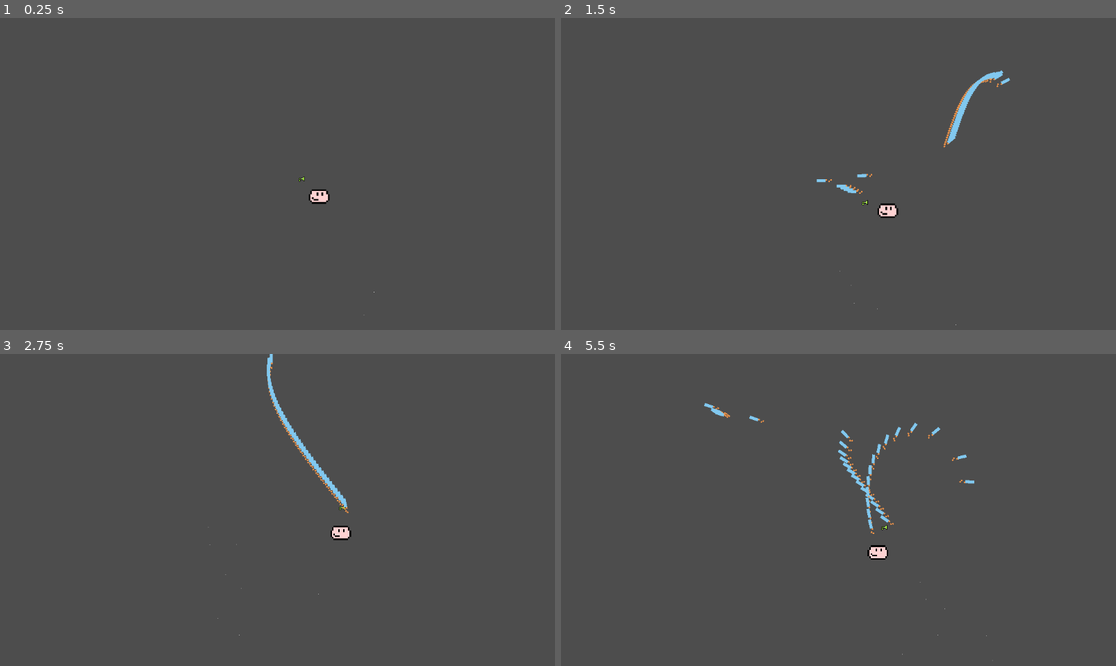
Above: before the commit, frames 1-4 (two rows, left to right).
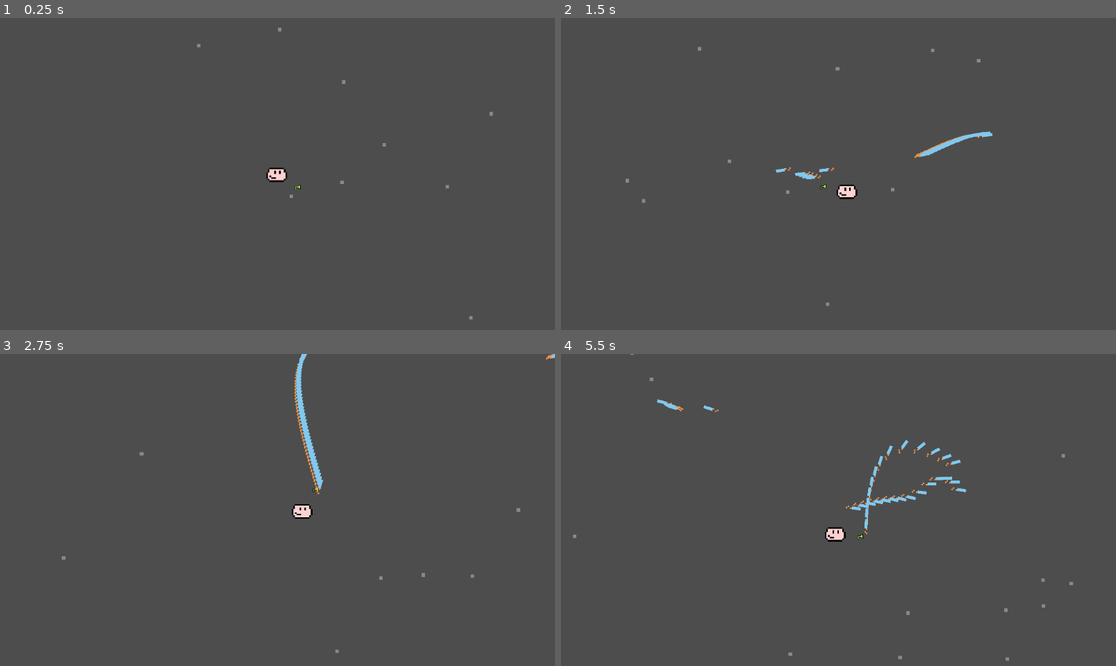
Above: after the commit, the same moments.

Repository: S0nter/azamnoyer
Game: Godot game, scene res://scenes/Main.tscn
Same seed, same stepped clock (60 frames per second), same inputs: the game is played once before the commit and once after it.
Inputs (mouse positions are in pixels of both pictures, inside the frame that each line leads up to):
- Up to frame 1 (0.25 s): no input
- Up to frame 2 (1.5 s): move the mouse to (960, 158) at 0.52 s; hold D (right) 0.53-1.28 s; hold Space (shoot) 0.53-1.28 s; move the mouse to (727, 189) at 1.27 s; hold S (down) from 1.28 s (still down); tap Space (shoot) at 1.35 s
- Up to frame 3 (2.75 s): move the mouse to (333, 441) at 2.02 s; release S (down) at 2.03 s; hold D (right) from 2.03 s (still down); hold Space (shoot) from 2.03 s (still down)
- Up to frame 4 (5.5 s): move the mouse to (810, 572) at 2.77 s; release D (right) at 2.78 s; release Space (shoot) at 2.78 s; hold W (up) 2.78-3.53 s; tap Space (shoot) at 2.85, 4.35 s; move the mouse to (1005, 556) at 3.52 s; hold Space (shoot) 3.53-4.28 s; hold A (left) 3.53-5.03 s; move the mouse to (672, 463) at 4.27 s; move the mouse to (866, 510) at 5.02 s; hold S (down) from 5.03 s (still down); hold Space (shoot) from 5.03 s (still down)

The runs differ from the first frame. In frame 1, 0.4% of the frame differs, in the area x 35-89%, y 3-97%; in frame 2, 1.2%; in frame 3, 1.5%; in frame 4, 1.7%, in the area x 2-93%, y 0-99%.

Commit message:
Add background particles, camera fixes

Diff:
--- a/scenes/Main.tscn
+++ b/scenes/Main.tscn
@@ -1,123 +1,95 @@
-[gd_scene load_steps=4 format=3 uid="uid://d380qow6e4h8c"]
+[gd_scene load_steps=5 format=3 uid="uid://d380qow6e4h8c"]
 
+[ext_resource type="Script" path="res://scripts/Camera.gd" id="1_3udac"]
 [ext_resource type="Texture2D" uid="uid://bgu0hhrknrnmu" path="res://assets/arrow_ui.png" id="1_ui35r"]
 [ext_resource type="Texture2D" uid="uid://cum12osav6u0k" path="res://assets/arrow_ui_pressed.png" id="2_xn0a4"]
 [ext_resource type="PackedScene" uid="uid://bfi3ftfw1xspy" path="res://scenes/Player.tscn" id="3_o3mnl"]
 
 [node name="Main" type="Node2D"]
+position = Vector2(0, -2)
 
-[node name="CanvasLayer2" type="CanvasLayer" parent="."]
+[node name="Camera" type="Camera2D" parent="."]
+position = Vector2(576, 323)
+position_smoothing_enabled = true
+editor_draw_drag_margin = true
+script = ExtResource("1_3udac")
 
-[node name="Control" type="Control" parent="CanvasLayer2"]
+[node name="UI" type="CanvasLayer" parent="."]
+
+[node name="Control" type="Control" parent="UI"]
 layout_direction = 2
 layout_mode = 3
 anchors_preset = 2
 anchor_top = 1.0
 anchor_bottom = 1.0
-offset_left = 340.0
-offset_top = -269.0
-offset_right = 906.0
-offset_bottom = 157.0
+offset_top = -648.0
+offset_right = 1152.0
 grow_vertical = 0
-size_flags_horizontal = 2
+size_flags_horizontal = 0
 size_flags_vertical = 10
+metadata/_edit_use_anchors_ = true
 
-[node name="TouchScreenButton" type="TouchScreenButton" parent="CanvasLayer2/Control"]
+[node name="up" type="TouchScreenButton" parent="UI/Control"]
 texture_filter = 1
-position = Vector2(116, 74)
+position = Vector2(152, 363)
+scale = Vector2(10, 10)
+texture_normal = ExtResource("1_ui35r")
+texture_pressed = ExtResource("2_xn0a4")
+passby_press = true
+action = "up"
+visibility_mode = 1
+
+[node name="down" type="TouchScreenButton" parent="UI/Control"]
+texture_filter = 1
+position = Vector2(281, 628)
+rotation = 3.14159
+scale = Vector2(10, 10)
+texture_normal = ExtResource("1_ui35r")
+texture_pressed = ExtResource("2_xn0a4")
+passby_press = true
+action = "down"
+visibility_mode = 1
+
+[node name="left" type="TouchScreenButton" parent="UI/Control"]
+texture_filter = 1
+position = Vector2(16, 625)
+rotation = -1.57079
+scale = Vector2(10, 10)
+texture_normal = ExtResource("1_ui35r")
+texture_pressed = ExtResource("2_xn0a4")
+passby_press = true
+action = "left"
+visibility_mode = 1
+
+[node name="right" type="TouchScreenButton" parent="UI/Control"]
+texture_filter = 1
+position = Vector2(418, 500)
 rotation = 1.57079
 scale = Vector2(10, 10)
 texture_normal = ExtResource("1_ui35r")
 texture_pressed = ExtResource("2_xn0a4")
+passby_press = true
 action = "right"
 visibility_mode = 1
 
-[node name="TouchScreenButton4" type="TouchScreenButton" parent="CanvasLayer2/Control"]
+[node name="Player" parent="." instance=ExtResource("3_o3mnl")]
+position = Vector2(80, 45)
+
+[node name="Ash particles" type="CPUParticles2D" parent="Player"]
 texture_filter = 1
-position = Vector2(-286, 199)
-rotation = -1.57079
-scale = Vector2(10, 10)
-texture_normal = ExtResource("1_ui35r")
-texture_pressed = ExtResource("2_xn0a4")
-action = "left"
-visibility_mode = 1
-
-[node name="TouchScreenButton2" type="TouchScreenButton" parent="CanvasLayer2/Control"]
-texture_filter = 1
-position = Vector2(-21, 202)
-rotation = 3.14159
-scale = Vector2(10, 10)
-texture_normal = ExtResource("1_ui35r")
-texture_pressed = ExtResource("2_xn0a4")
-action = "down"
-visibility_mode = 1
-
-[node name="TouchScreenButton3" type="TouchScreenButton" parent="CanvasLayer2/Control"]
-texture_filter = 1
-position = Vector2(-150, -63)
-scale = Vector2(10, 10)
-texture_normal = ExtResource("1_ui35r")
-texture_pressed = ExtResource("2_xn0a4")
-action = "up"
-visibility_mode = 1
-
-[node name="Player" parent="." instance=ExtResource("3_o3mnl")]
-
-[node name="Camera2D" type="Camera2D" parent="Player"]
-position = Vector2(-88, -45)
-position_smoothing_enabled = true
-
-[node name="Sprite2D" type="Sprite2D" parent="."]
-
-[node name="Ash particles" type="CPUParticles2D" parent="."]
-texture_filter = 1
-position = Vector2(166, 225)
-local_coords = true
-direction = Vector2(1.535, 3.4)
+position = Vector2(488, -45)
+amount = 32
+lifetime = 7.0
+preprocess = 3.0
+emission_shape = 3
+emission_rect_extents = Vector2(1, 500)
+direction = Vector2(-1, 0)
+spread = 15.0
 gravity = Vector2(0, 0)
-initial_velocity_min = 272.73
-initial_velocity_max = 313.14
-
-[node name="CanvasLayer" type="CanvasLayer" parent="."]
-layer = 10
-visible = false
-follow_viewport_enabled = true
-
-[node name="TouchScreenButton" type="TouchScreenButton" parent="CanvasLayer"]
-texture_filter = 1
-position = Vector2(-133, 297)
-rotation = 1.57079
-scale = Vector2(10, 10)
-texture_normal = ExtResource("1_ui35r")
-texture_pressed = ExtResource("2_xn0a4")
-action = "right"
-visibility_mode = 1
-
-[node name="TouchScreenButton4" type="TouchScreenButton" parent="CanvasLayer"]
-texture_filter = 1
-position = Vector2(-535, 422)
-rotation = -1.57079
-scale = Vector2(10, 10)
-texture_normal = ExtResource("1_ui35r")
-texture_pressed = ExtResource("2_xn0a4")
-action = "left"
-visibility_mode = 1
-
-[node name="TouchScreenButton2" type="TouchScreenButton" parent="CanvasLayer"]
-texture_filter = 1
-position = Vector2(-270, 425)
-rotation = 3.14159
-scale = Vector2(10, 10)
-texture_normal = ExtResource("1_ui35r")
-texture_pressed = ExtResource("2_xn0a4")
-action = "down"
-visibility_mode = 1
-
-[node name="TouchScreenButton3" type="TouchScreenButton" parent="CanvasLayer"]
-texture_filter = 1
-position = Vector2(-399, 160)
-scale = Vector2(10, 10)
-texture_normal = ExtResource("1_ui35r")
-texture_pressed = ExtResource("2_xn0a4")
-action = "up"
-visibility_mode = 1
+initial_velocity_min = 200.0
+initial_velocity_max = 200.0
+radial_accel_min = -15.0
+radial_accel_max = 51.67
+scale_amount_min = 7.29
+scale_amount_max = 7.29
+color = Color(1, 1, 1, 0.337255)
--- a/scenes/Player.tscn
+++ b/scenes/Player.tscn
@@ -9,7 +9,7 @@
 size = Vector2(48, 48)
 
 [node name="Player" type="CharacterBody2D"]
-position = Vector2(80, 48)
+motion_mode = 1
 script = ExtResource("2")
 
 [node name="Sprite" type="Sprite2D" parent="."]
@@ -20,7 +20,6 @@
 region_rect = Rect2(0, 0, 56, 44)
 
 [node name="CollisionShape2D" type="CollisionShape2D" parent="."]
-position = Vector2(-4, -1)
 shape = SubResource("1")
 
 [node name="Gun" type="Sprite2D" parent="."]
--- /dev/null
+++ b/scripts/Camera.gd
@@ -0,0 +1,15 @@
+extends Camera2D
+
+@onready var player = $'../Player'
+var prev_value = position_smoothing_enabled
+
+# Called when the node enters the scene tree for the first time.
+func _ready():
+	position_smoothing_enabled = false
+	position = player.position
+
+
+# Called every frame. 'delta' is the elapsed time since the previous frame.
+func _process(delta):
+	position_smoothing_enabled = prev_value
+	position = player.position
--- a/scripts/Player.gd
+++ b/scripts/Player.gd
@@ -36,7 +36,7 @@
 
 
 func shoot():
-	var b = Bullet.instantiate()
-	owner.add_child(b)
-	b.transform = end_of_gun.global_transform
-	b.look_at(get_global_mouse_position())
+	var bullet = Bullet.instantiate()
+	owner.add_child(bullet)
+	bullet.transform = end_of_gun.global_transform
+	bullet.look_at(get_global_mouse_position())
Not shown, changed: README.md
